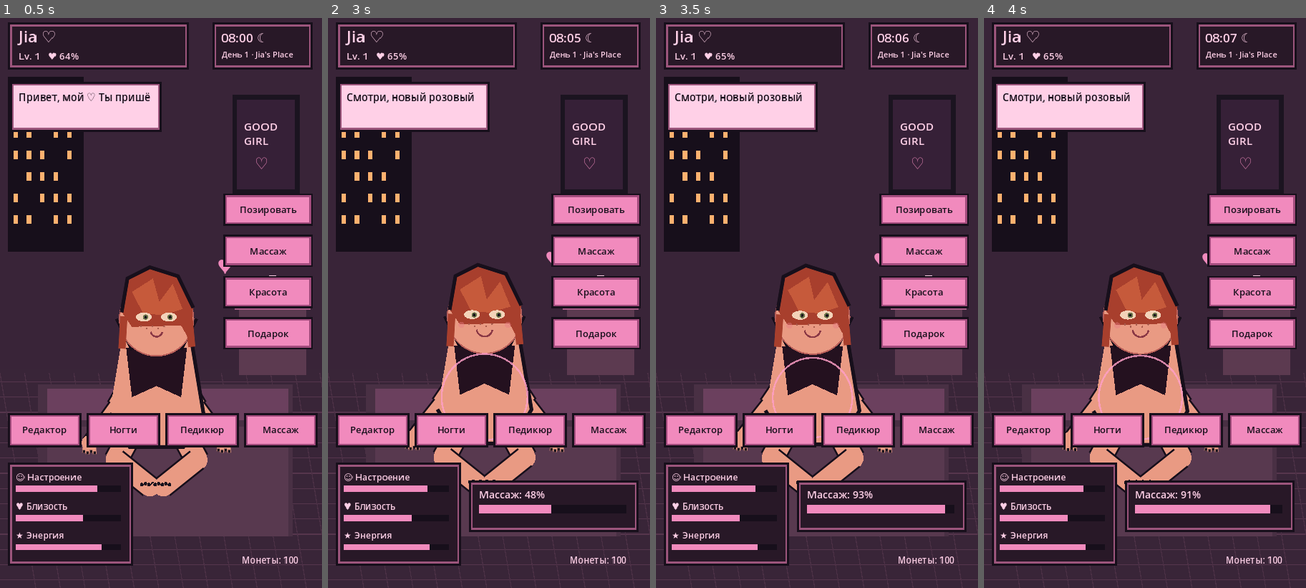
Above: before the commit, frames 1-4 (left to right).
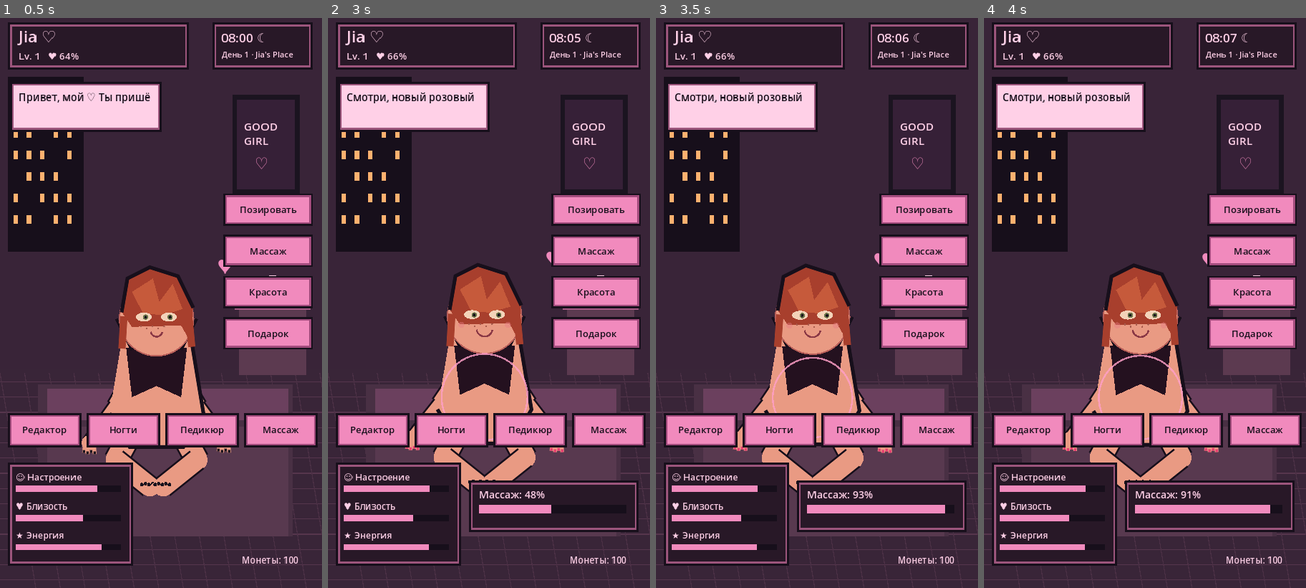
Above: after the commit, the same moments.

Repository: babymurderr0711/jia-android
Game: Godot game, scene res://Main.tscn
The game is run twice, just before and just after one commit, with the same random seed, the same clock (stepped at 60 frames per second) and the same inputs.
Inputs (mouse positions are in pixels of both pictures, inside the frame that each line leads up to):
- Up to frame 1 (0.5 s): no input
- Up to frame 2 (3 s): move the mouse to (559, 274) at 0.52 s; click (559, 274) at 0.67 s; drag from (424, 331) to (472, 417) at 1.27 s; move the mouse to (521, 177) at 2.02 s; click (521, 177) at 2.17 s; drag from (472, 417) to (392, 217) at 2.77 s
- Up to frame 3 (3.5 s): no input
- Up to frame 4 (4 s): move the mouse to (1241, 388) at 3.52 s; click (1241, 388) at 3.67 s

Frame 1 is identical in both runs. In frame 2, less than 0.1% of the frame differs, in the area x 20-74%, y 6-94%; in frame 3, less than 0.1%; in frame 4, less than 0.1%.

Commit message:
Persist beauty choices and route gifts through inventory economy

Diff:
--- a/godot/main.gd
+++ b/godot/main.gd
@@ -60,6 +60,7 @@
 func _notification(what: int) -> void:
 	if what == NOTIFICATION_WM_CLOSE_REQUEST or what == NOTIFICATION_APPLICATION_PAUSED:
 		_save_game()
+		JiaWorld.save_world()
 
 func _save_game() -> void:
 	var data := ConfigFile.new()
@@ -437,16 +438,19 @@
 
 func _change_manicure() -> void:
 	manicure = (manicure + 1) % 4
+	JiaWorld.set_nails(manicure, pedicure)
 	action_text = ["Мне нравятся мои чёрные ноготки!", "Смотри, новый розовый маникюр ♡", "Нежный перламутр — красиво!", "Бордовый? Очень в моём стиле!"][manicure]
 	_react(3.0)
 
 func _change_pedicure() -> void:
 	pedicure = (pedicure + 1) % 4
+	JiaWorld.set_nails(manicure, pedicure)
 	action_text = "Посмотри, я обновила педикюр! ♡"
 	_react(3.0)
 
 func _start_massage() -> void:
 	expression = "soft"
+	JiaWorld.touch_response("body")
 	expression_timer = 3.0
 	massage_progress = 0.0
 	interaction_target = "body"
@@ -457,13 +461,11 @@
 	closeness = minf(100.0, closeness + 1.0)
 
 func _gift() -> void:
-	if coins >= 20:
-		coins -= 20
-		mood = minf(100.0, mood + 10.0)
-		closeness = minf(100.0, closeness + 5.0)
+	if JiaWorld.consume("gift_flower"):
+		_sync_world_state()
 		action_text = "Ой, подарок для меня? Спасибо! ♡"
 	else:
-		action_text = "Давай накопим ещё монеток? ♡"
+		action_text = "Цветы закончились. Заглянем в магазин позже? ♡"
 
 func _greet() -> void:
 	action_text = "Я скучала! Расскажешь, как прошёл день? ♡"
